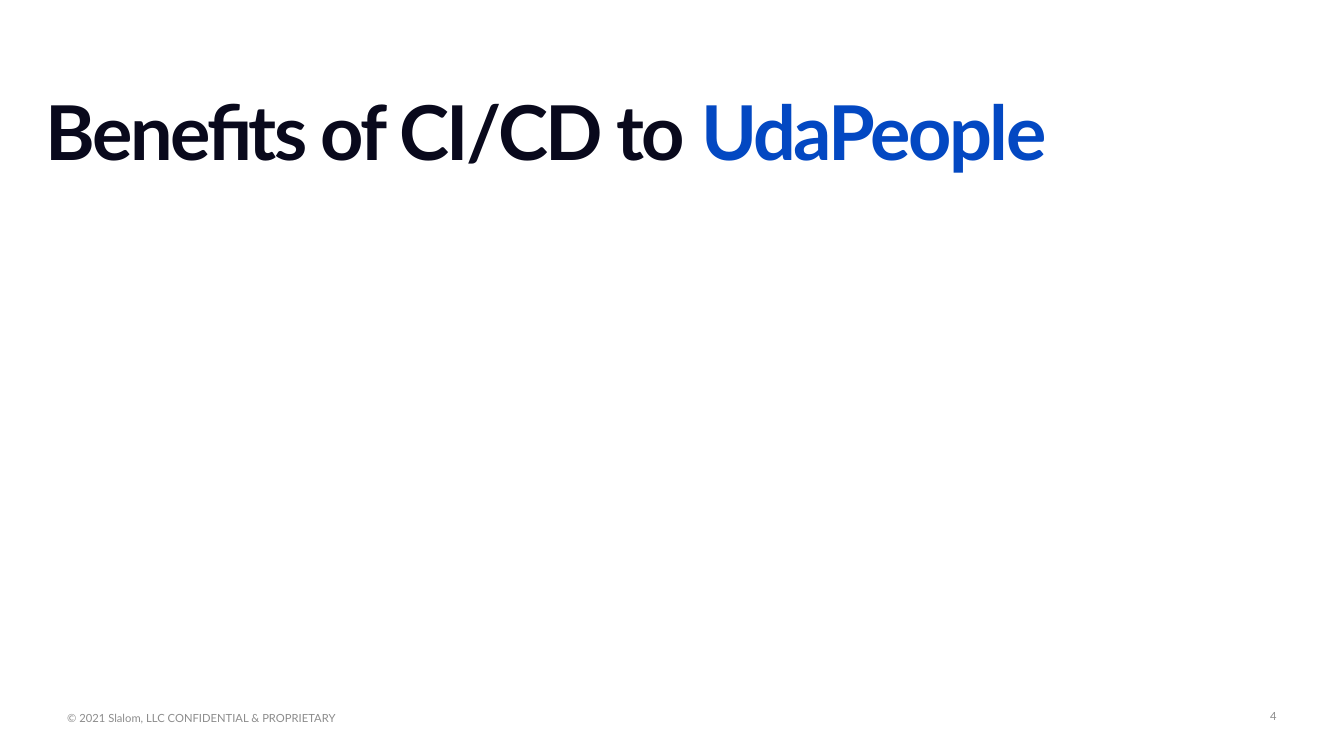
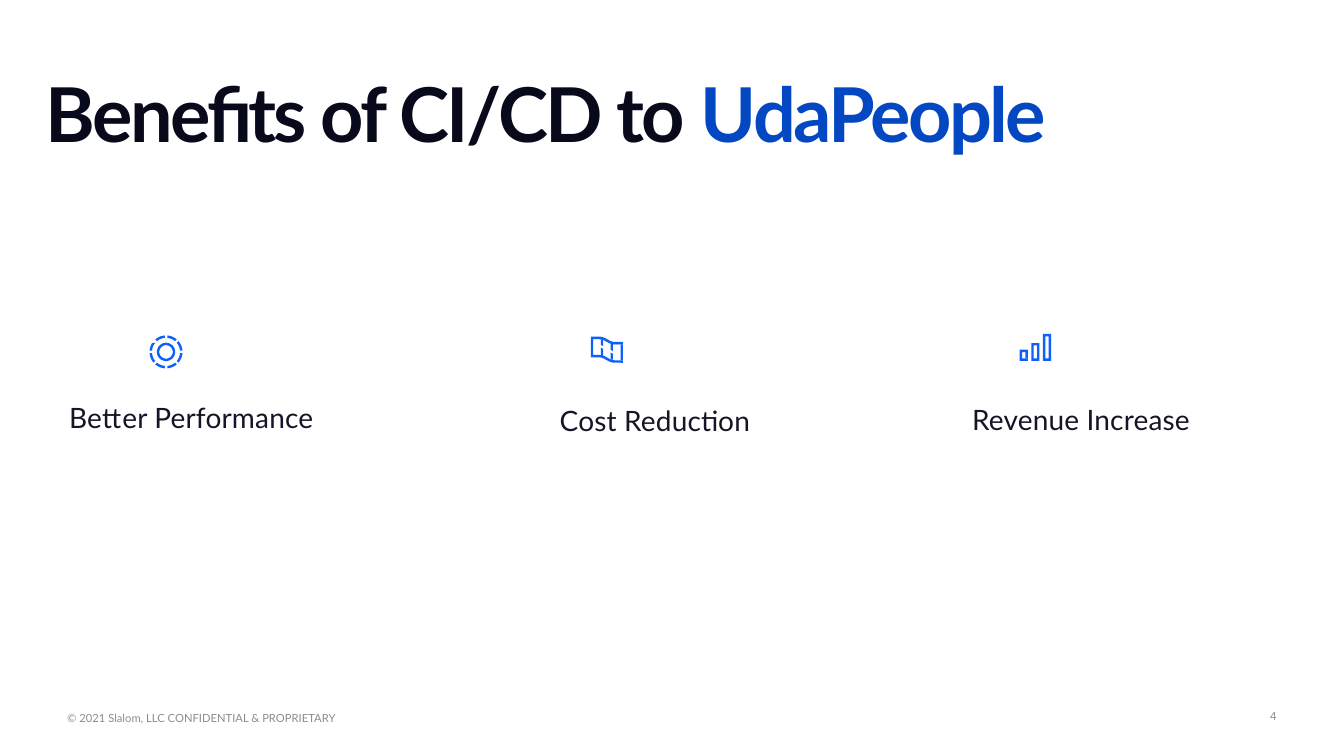
Before and after one commit to kangster7/cdond-c3-projectstarter, a slide deck: slide 4 of Presentation1.pptx. Drawn at 1344x756 pixels with LibreOffice and Linux fonts; fonts in the diff are those of the drawing; background and template pictures are left out. Boxes give left, top, right and bottom in pixels: in the first picture for what was removed or moved away, otherwise in the second. Text is boxed around its words. In the diff, an @@ line names an element or a change of style, - is before the commit and + after.

```diff
--- a/Presentation1.pptx
+++ b/Presentation1.pptx
@@ text "Benefits of CI/CD to UdaPeople": place and size @@
-text "Benefits of CI/CD to UdaPeople" at (46,103,1046,173)
+text "Benefits of CI/CD to UdaPeople" at (46,85,1046,155)
@@ freeform shape added at (149,336,182,369), fill #0D61FA @@
@@ freeform shape added at (591,337,623,363), fill #0D61FA @@
@@ freeform shape added at (1020,350,1028,361), fill #0D61FA @@
@@ freeform shape added at (1031,343,1040,361), fill #0D61FA @@
@@ freeform shape added at (1044,334,1052,361), fill #0D61FA @@
@@ text added at (69,407,313,429), 20 pt, text #151527 @@
+Better Performance
@@ text added at (560,410,750,432), 20 pt, text #151527 @@
+Cost Reduction
@@ text added at (972,410,1190,431), 20 pt, text #151527 @@
+Revenue Increase
```
Also in this commit, not shown: 1 other slide changed, 1 other file.
